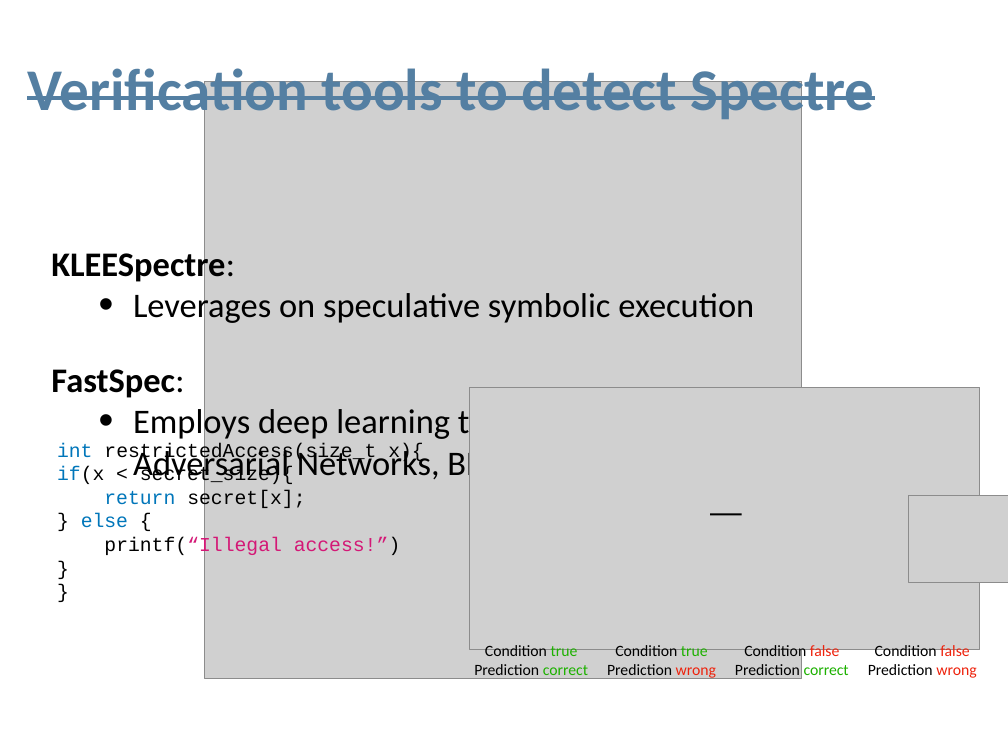
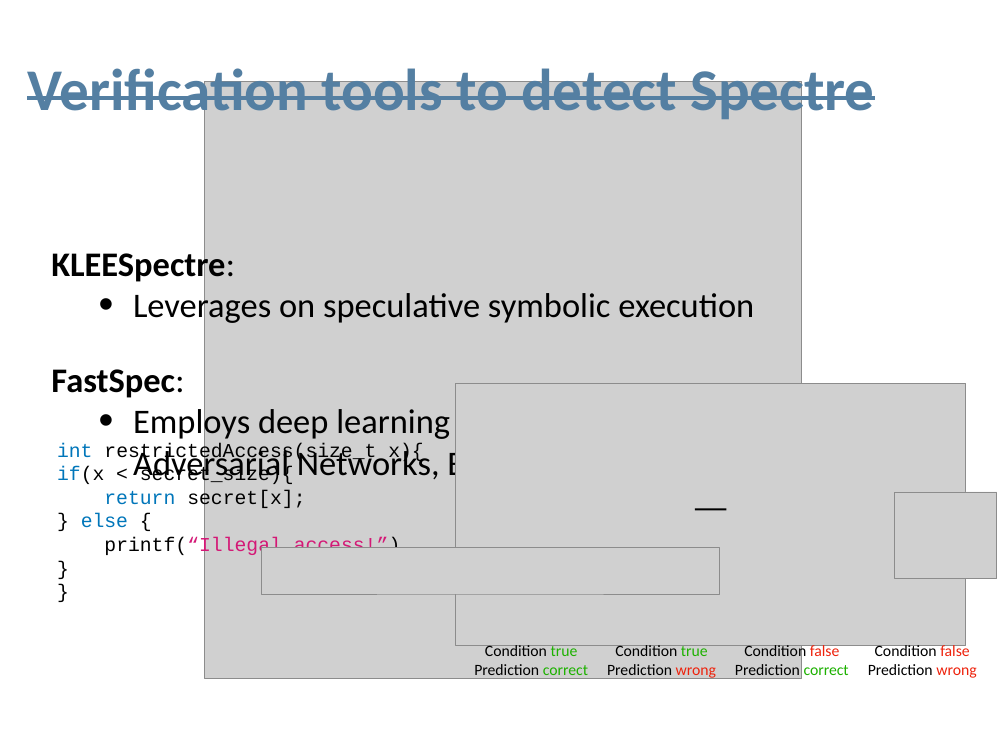
Before and after one commit to magdasolitro/msc-thesis, a slide deck: slide 5 of presentation_pp.ppt. Drawn at 1008x756 pixels with LibreOffice and Linux fonts; fonts in the diff are those of the drawing; grey boxes stand for pictures. Boxes give left, top, right and bottom in pixels: in the first picture for what was removed or moved away, otherwise in the second. Text is boxed around its words. In the diff, an @@ line names an element or a change of style, - is before the commit and + after.

```diff
--- a/presentation_pp.ppt
+++ b/presentation_pp.ppt
@@ 2 pictures, 1 line: place and size @@
-2 pictures, 1 line at (470,387,1008,649)
+2 pictures, 1 line at (456,383,997,645)
@@ picture added at (262,547,719,594) @@
```
Also in this commit, not shown: 3 other slides changed, 1 other file.
